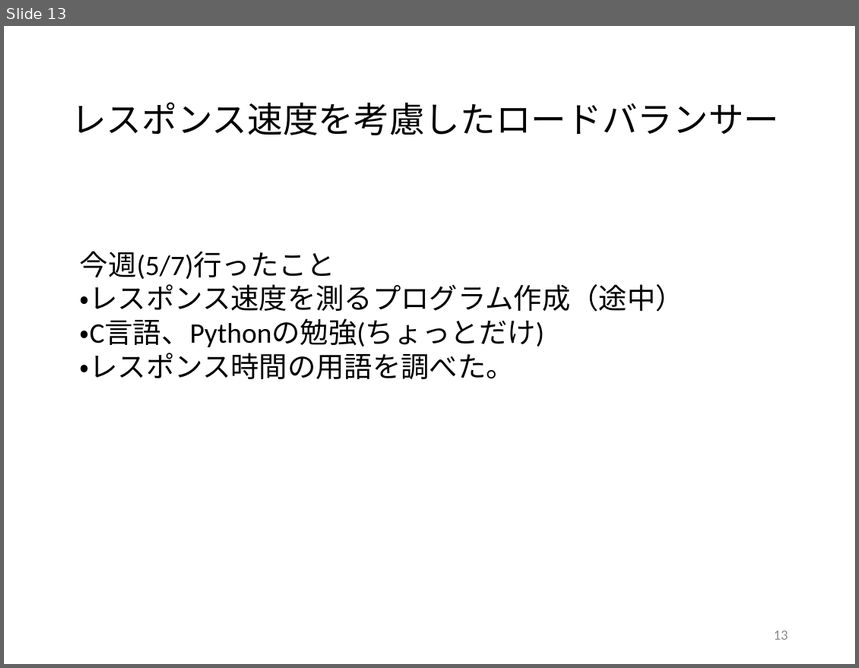
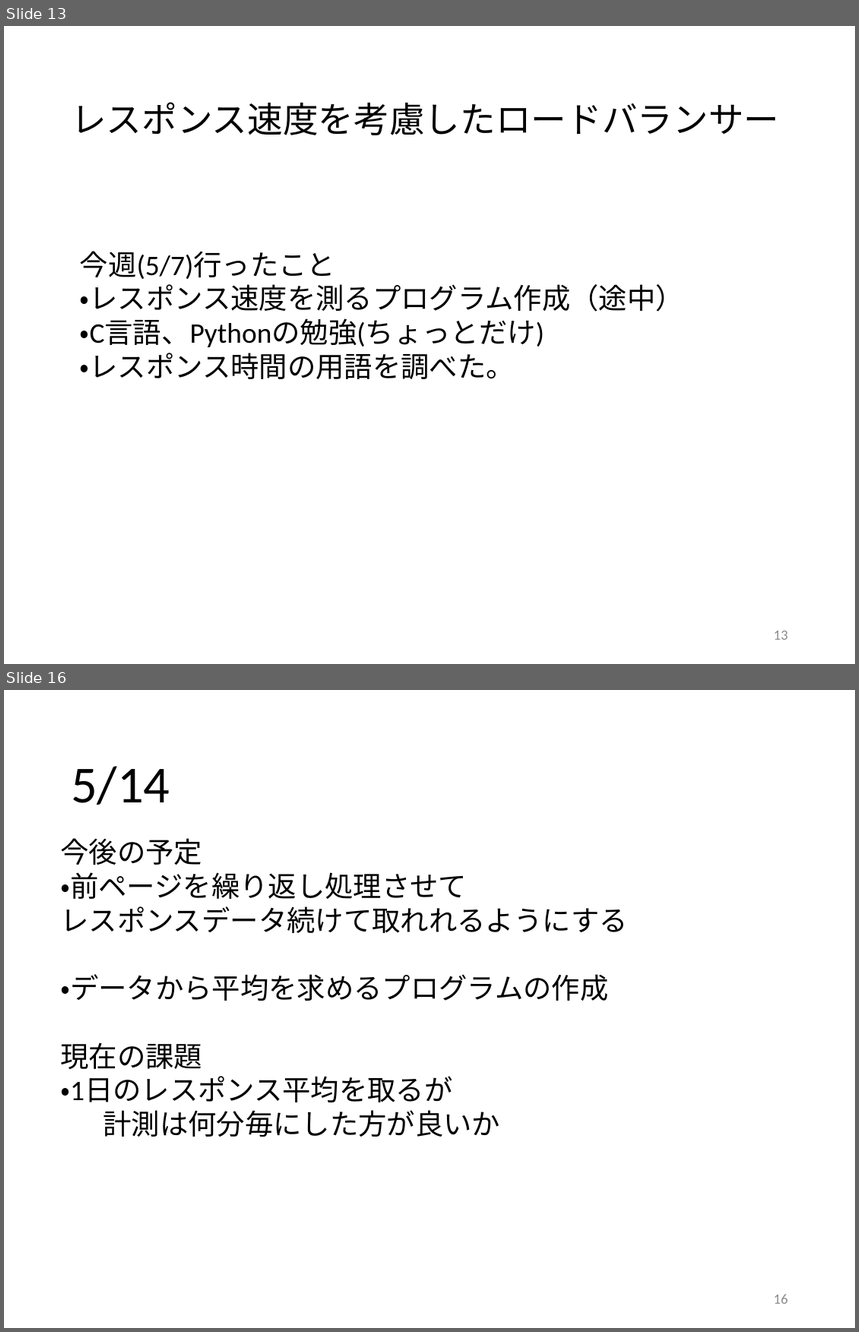
Before and after one commit to kait-takanolab/1821086_matsuo_thesis, a slide deck: 1821086_matsuo_sotsuken.pptx. Shown one above the other, each under a label of ours: slide 13 before the commit, slides 13 and 16 after it; the slides between them are not shown. The pictures are 859x668 and 859x1332 pixels, drawn with LibreOffice and Linux fonts; fonts in the diff are those of the drawing. Boxes give left, top, right and bottom in pixels: in the first picture for what was removed or moved away, otherwise in the second. Text is boxed around its words. In the diff, an @@ line names an element or a change of style, - is before the commit and + after.

```diff
--- a/1821086_matsuo_sotsuken.pptx
+++ b/1821086_matsuo_sotsuken.pptx
@@ slide 16 added at (x1=4, y1=690, x2=855, y2=1328), background #FFFFFF @@
@@ title added at (x1=71, y1=766, x2=170, y2=805), 44 pt, text #000000 @@
+5/14
@@ text added at (x1=60, y1=838, x2=627, y2=1001), 24 pt, text #000000 @@
+今後の予定
+・前ページを繰り返し処理させて
+レスポンスデータ続けて取れれるようにする
+・データから平均を求めるプログラムの作成
@@ text added at (x1=60, y1=1043, x2=500, y2=1137), 24 pt, text #000000 @@
+現在の課題
+・1日のレスポンス平均を取るが
+計測は何分毎にした方が良いか
@@ page number added at (x1=774, y1=1294, x2=788, y2=1304), 12 pt, text #8C8C8C @@
+16
```
Also in this commit, not shown: 2 other slides added, 8 other files.
